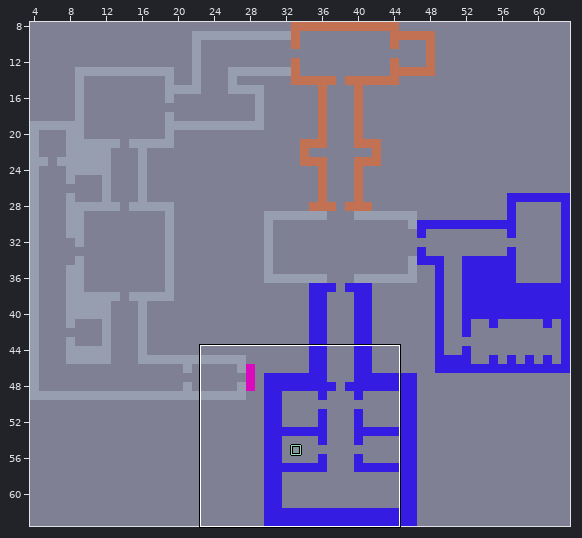
LDtk project, stored at assets/levels/level.ldtk. The first picture is a wide view before the edit; the outline marks the close-up.
Close-up. Before the edit:
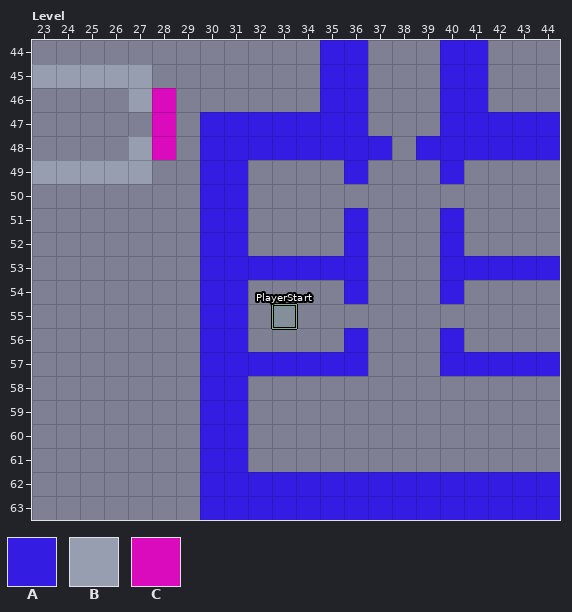
Cells are 16x16 px. Shown: Level x 23..44, y 44..63. The commit also changed other parts of the map, which this record leaves out.
Key: from "OneGrid": A 1, B 4, C 6.
_ is an empty cell.
Layer "OneGrid" before, first column x 23:
44 ____________AA___AA___
45 BBBBB_______AA___AA___
46 ____BC______AA___AA___
47 _____C_AAAAAAA___AAAAA
48 ____BC_AAAAAAAA_AAAAAA
49 BBBBB__AA____A___A____
50 _______AA_____________
51 _______AA____A___A____
52 _______AA____A___A____
53 _______AAAAAAA___AAAAA
54 _______AA____A___A____
55 _______AA_____________
56 _______AA____A___A____
57 _______AAAAAAA___AAAAA
58 _______AA_____________
59 _______AA_____________
60 _______AA_____________
61 _______AA_____________
62 _______AAAAAAAAAAAAAAA
63 _______AAAAAAAAAAAAAAA
New version:
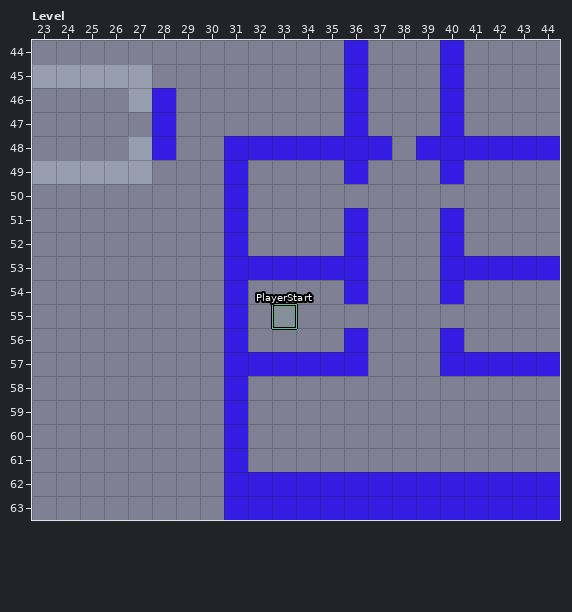
Change:
{"where": "layer \"OneGrid\""}
{"y":44,"x":35,"old":"A","new":"_"}
{"y":44,"x":41,"old":"A","new":"_"}
{"y":45,"x":35,"old":"A","new":"_"}
{"y":45,"x":41,"old":"A","new":"_"}
{"y":46,"x":28,"old":"C","new":"A"}
{"y":46,"x":35,"old":"A","new":"_"}
{"y":46,"x":41,"old":"A","new":"_"}
{"y":47,"x":28,"old":"C","new":"A"}
{"y":47,"x":30,"old":"AAAAAA","new":"______"}
{"y":47,"x":41,"old":"AAAA","new":"____"}
{"y":48,"x":28,"old":"C","new":"A"}
{"y":48,"x":30,"old":"A","new":"_"}
{"y":49,"x":30,"old":"A","new":"_"}
{"y":50,"x":30,"old":"A","new":"_"}
{"y":51,"x":30,"old":"A","new":"_"}
{"y":52,"x":30,"old":"A","new":"_"}
{"y":53,"x":30,"old":"A","new":"_"}
{"y":54,"x":30,"old":"A","new":"_"}
{"y":55,"x":30,"old":"A","new":"_"}
{"y":56,"x":30,"old":"A","new":"_"}
{"y":57,"x":30,"old":"A","new":"_"}
{"y":58,"x":30,"old":"A","new":"_"}
{"y":59,"x":30,"old":"A","new":"_"}
{"y":60,"x":30,"old":"A","new":"_"}
{"y":61,"x":30,"old":"A","new":"_"}
{"y":62,"x":30,"old":"A","new":"_"}
{"y":63,"x":30,"old":"A","new":"_"}
